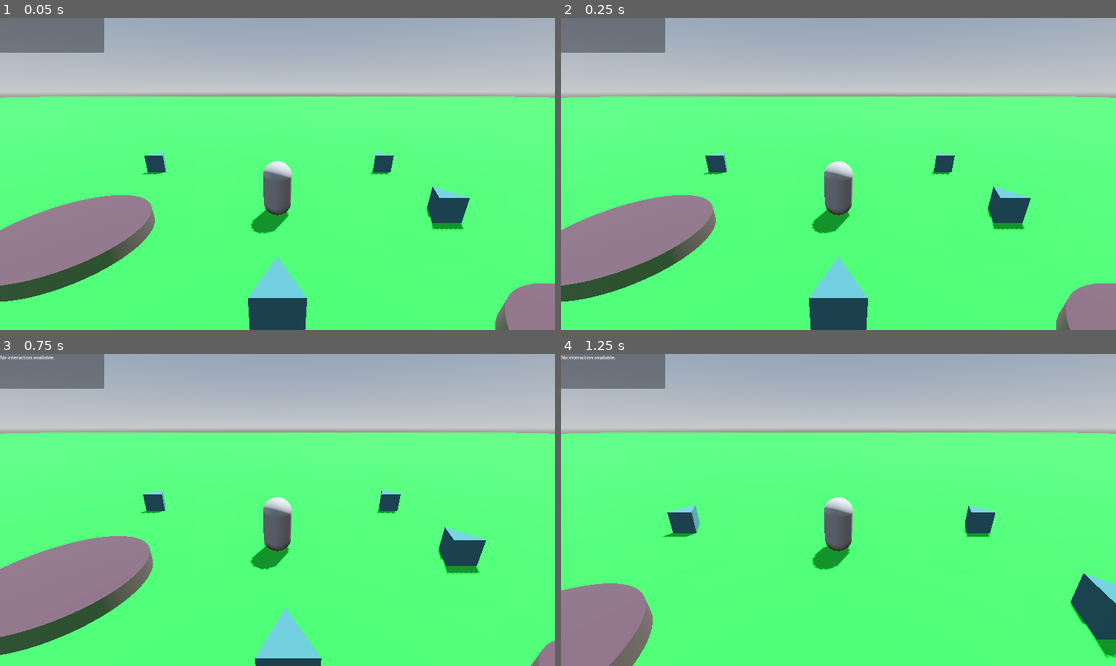
Above: before the commit, frames 1-4 (two rows, left to right).
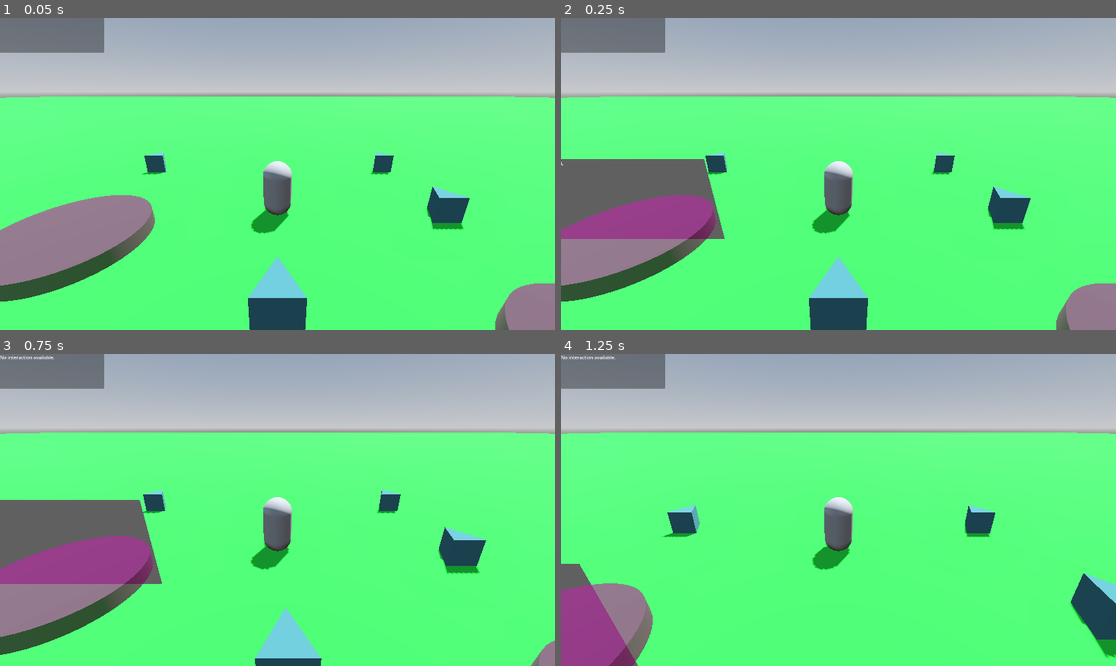
Above: after the commit, the same moments.

Repository: hypermush/RemakingPikmin
Game: Godot game, scene res://level.tscn
Same seed, same stepped clock (60 frames per second), same inputs: the game is played once before the commit and once after it.
Inputs (mouse positions are in pixels of both pictures, inside the frame that each line leads up to):
- Up to frame 1 (0.05 s): no input
- Up to frame 2 (0.25 s): no input
- Up to frame 3 (0.75 s): tap A (move_left) at 0.5 s; move the mouse to (305, 510) at 0.52 s; hold W (move_forward) from 0.53 s (still down); tap E (interact) at 0.6 s
- Up to frame 4 (1.25 s): keep holding W (move_forward)

Frame 1 is identical in both runs. In frame 2, 7.1% of the frame differs, in the area x 0-30%, y 45-71%; in frame 3, 7.3%, in the area x 0-30%, y 46-74%; in frame 4, 2.8%.

Commit message:
Super basic UI for interaction zones
This was a bit wonky, but I got it to an ok spot

Diff:
--- a/interaction_zone.gd
+++ b/interaction_zone.gd
@@ -8,6 +8,10 @@
 	CHEST
 }
 
+# UI nonsense
+@onready var _sub_viewport: SubViewport = %SubViewport  # Reference to the SubViewport
+@onready var _sprite: Sprite3D = %Sprite3D  # Reference to the Sprite3D node
+
 @onready var _halo_mesh: MeshInstance3D = %ZoneHalo
 @onready var _interact_zone: Area3D = %Area3D
 
@@ -17,6 +21,8 @@
 func _ready() -> void:
 	_interact_zone.body_entered.connect(bodyEntered)
 	_interact_zone.body_exited.connect(bodyExited)
+
+	_sprite.texture = _sub_viewport.get_texture()  # Set the SubViewport's texture as the sprite's texture
 	pass
 
 
--- a/interaction_zone.tscn
+++ b/interaction_zone.tscn
@@ -29,3 +29,26 @@
 [node name="CollisionShape3D" type="CollisionShape3D" parent="Area3D"]
 transform = Transform3D(1, 0, 0, 0, 1, 0, 0, 0, 1, 0, 0.201176, 0)
 shape = SubResource("CylinderShape3D_lqjbj")
+
+[node name="SubViewport" type="SubViewport" parent="."]
+unique_name_in_owner = true
+
+[node name="Control" type="Control" parent="SubViewport"]
+layout_mode = 3
+anchors_preset = 15
+anchor_right = 1.0
+anchor_bottom = 1.0
+offset_right = -512.0
+offset_bottom = -512.0
+grow_horizontal = 2
+grow_vertical = 2
+mouse_filter = 2
+
+[node name="Label" type="Label" parent="SubViewport/Control"]
+layout_mode = 0
+offset_right = 142.0
+offset_bottom = 23.0
+text = "Press A to interact"
+
+[node name="Sprite3D" type="Sprite3D" parent="."]
+unique_name_in_owner = true
